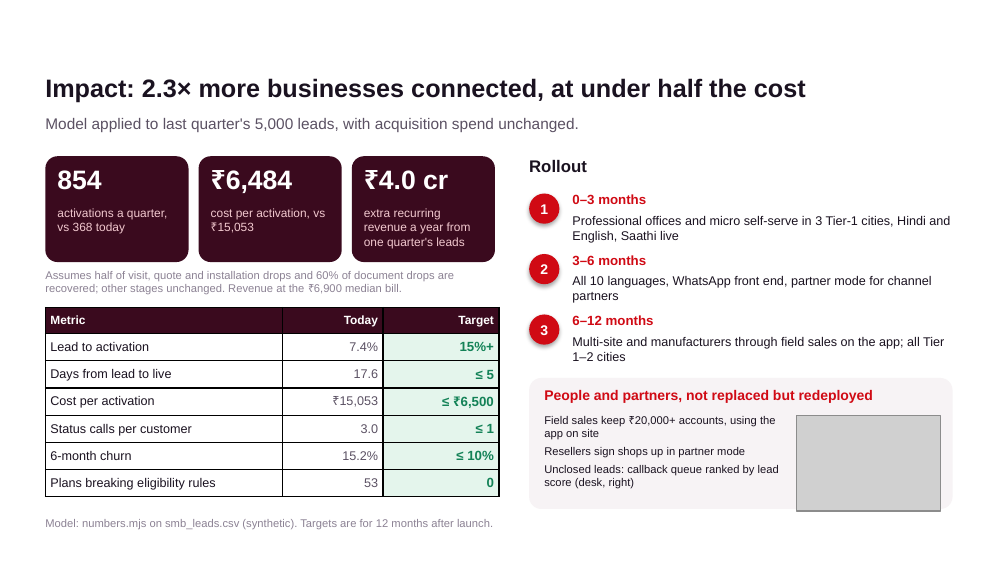
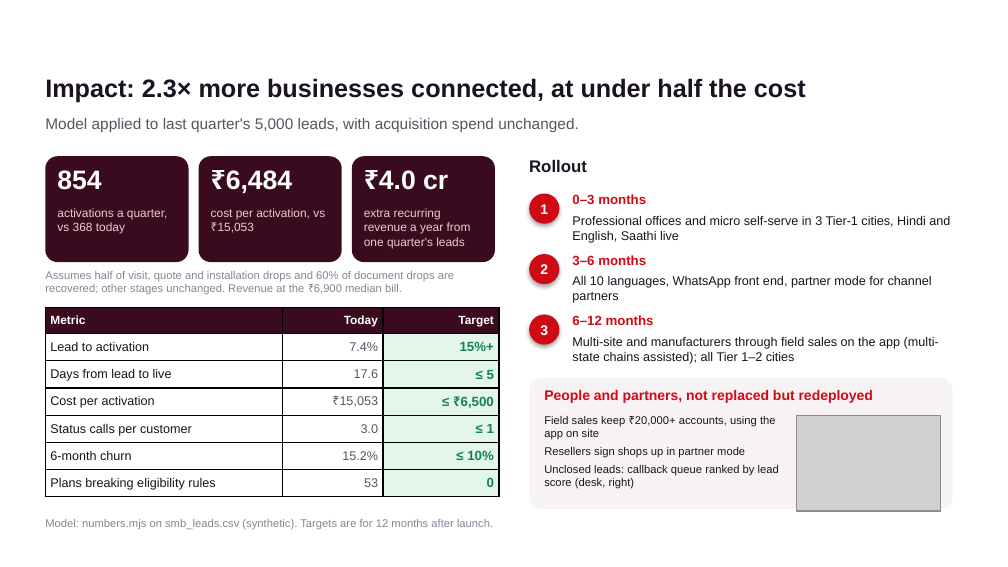
Before and after one commit to kaustubh3103/udyam-digital, a slide deck: slide 7 of docs/Team_JIO_Udyam_Digital.pptx. Drawn at 1008x567 pixels with LibreOffice and Linux fonts; fonts in the diff are those of the drawing; grey boxes stand for pictures; background and template pictures are left out. Boxes give left, top, right and bottom in pixels: in the first picture for what was removed or moved away, otherwise in the second. Text is boxed around its words. In the diff, an @@ line names an element or a change of style, - is before the commit and + after.

```diff
--- a/docs/Team_JIO_Udyam_Digital.pptx
+++ b/docs/Team_JIO_Udyam_Digital.pptx
@@ text at [572, 337, 939, 364]: text changed @@
-Multi-site and manufacturers through field sales on the app; all Tier 1–2 cities
+Multi-site and manufacturers through field sales on the app (multi-state chains assisted); all Tier 1–2 cities
```
Also in this commit, not shown: 2 other slides changed, 13 other files.
